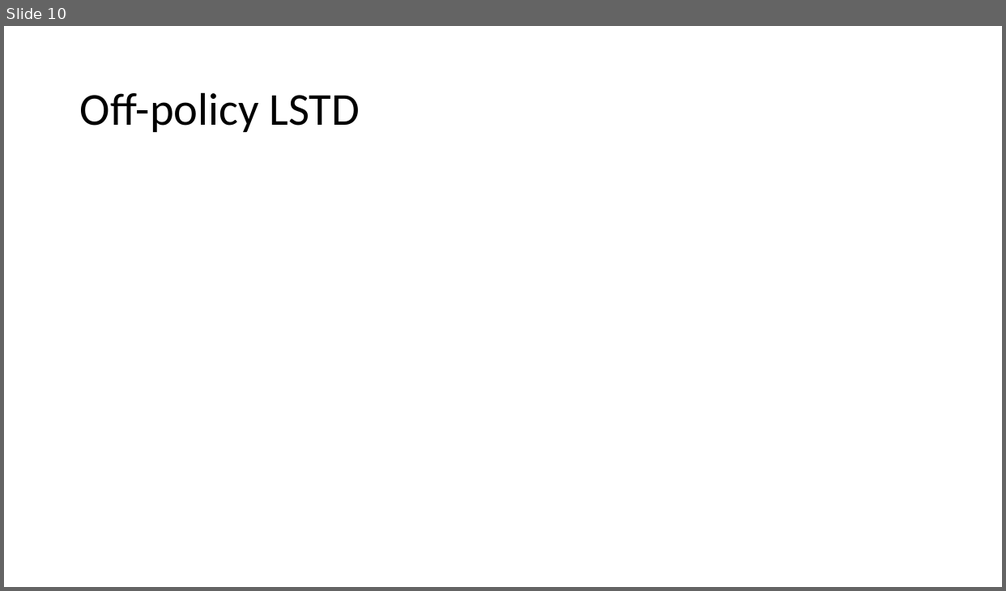
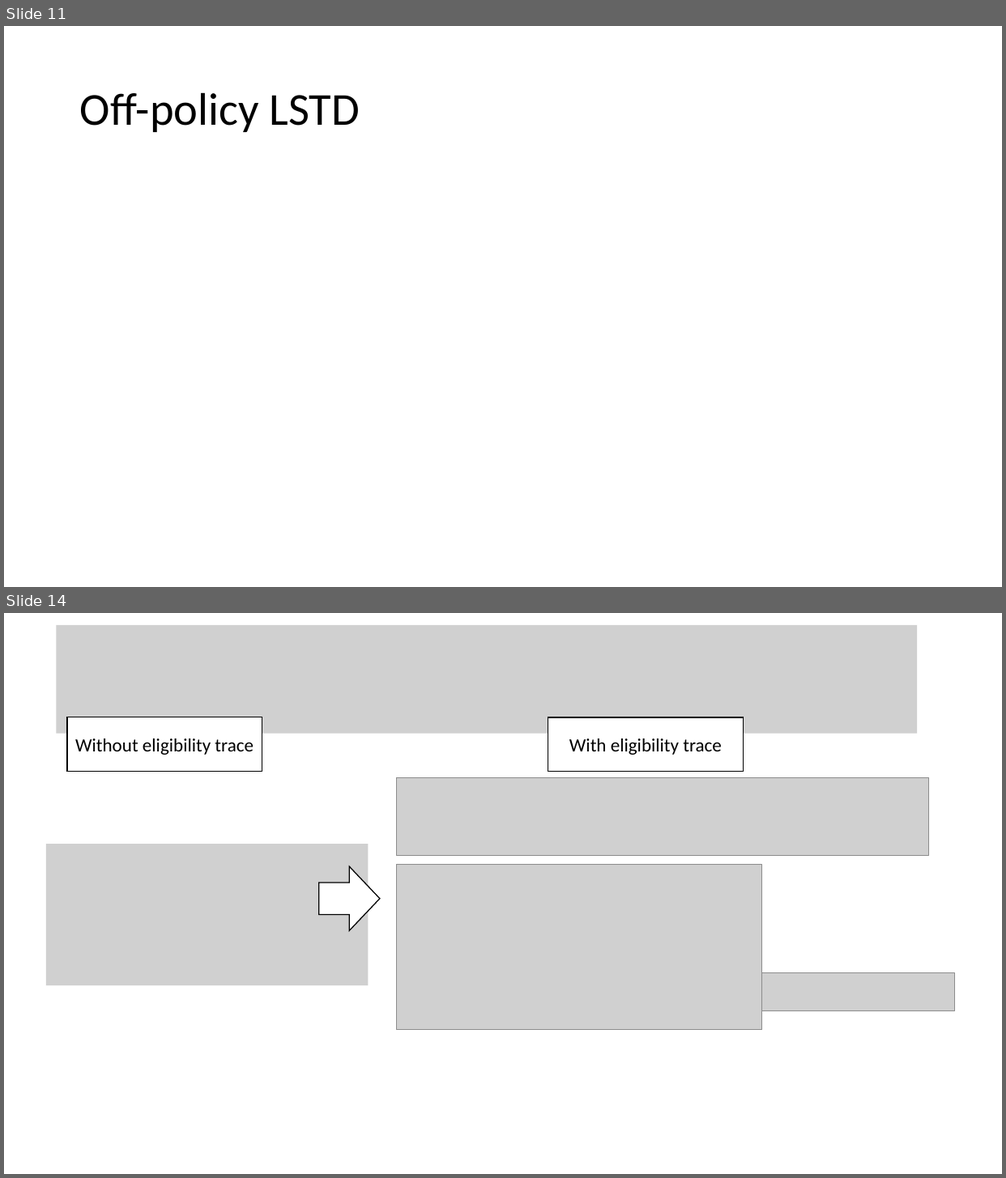
Before and after one commit to xfdywy/RL, a slide deck: RL analysis/RL analysis1.pptx. Shown one above the other, each under a label of ours: slide 10 before the commit, slides 11 and 14 after it; the slides between them are not shown. The pictures are 1006x591 and 1006x1178 pixels, drawn with LibreOffice and Linux fonts; fonts in the diff are those of the drawing; grey boxes stand for pictures. Boxes give left, top, right and bottom in pixels: in the first picture for what was removed or moved away, otherwise in the second. Text is boxed around its words. In the diff, an @@ line names an element or a change of style, - is before the commit and + after.

```diff
--- a/RL analysis/RL analysis1.pptx
+++ b/RL analysis/RL analysis1.pptx
@@ slide 14 added at [4,613,1002,1174], background #FFFFFF @@
@@ picture added at [57,625,918,734] @@
@@ rectangle added at [67,717,262,771], fill #FFFFFF, outline #000000 1 pt, 18 pt, text #000000 @@
+Without eligibility trace
@@ rectangle added at [548,717,743,772], fill #FFFFFF, outline #000000 1 pt, 18 pt, text #000000 @@
+With eligibility trace
@@ picture added at [396,777,928,855] @@
@@ picture added at [46,845,368,986] @@
@@ right arrow added at [319,867,380,931], fill #FFFFFF, outline #000000 1 pt @@
@@ picture added at [396,865,761,1031] @@
@@ picture added at [761,973,955,1012] @@
@@ what was slide 10 is now slide 11 @@
```
Also in this commit, not shown: 12 slides changed, 21 other slides added, 3 slides removed, 1 other file.
